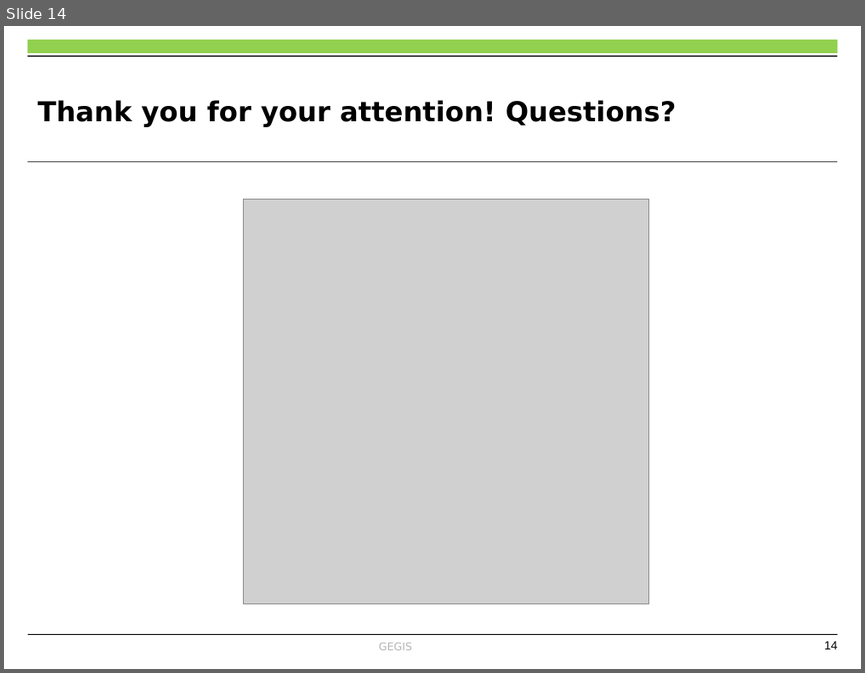
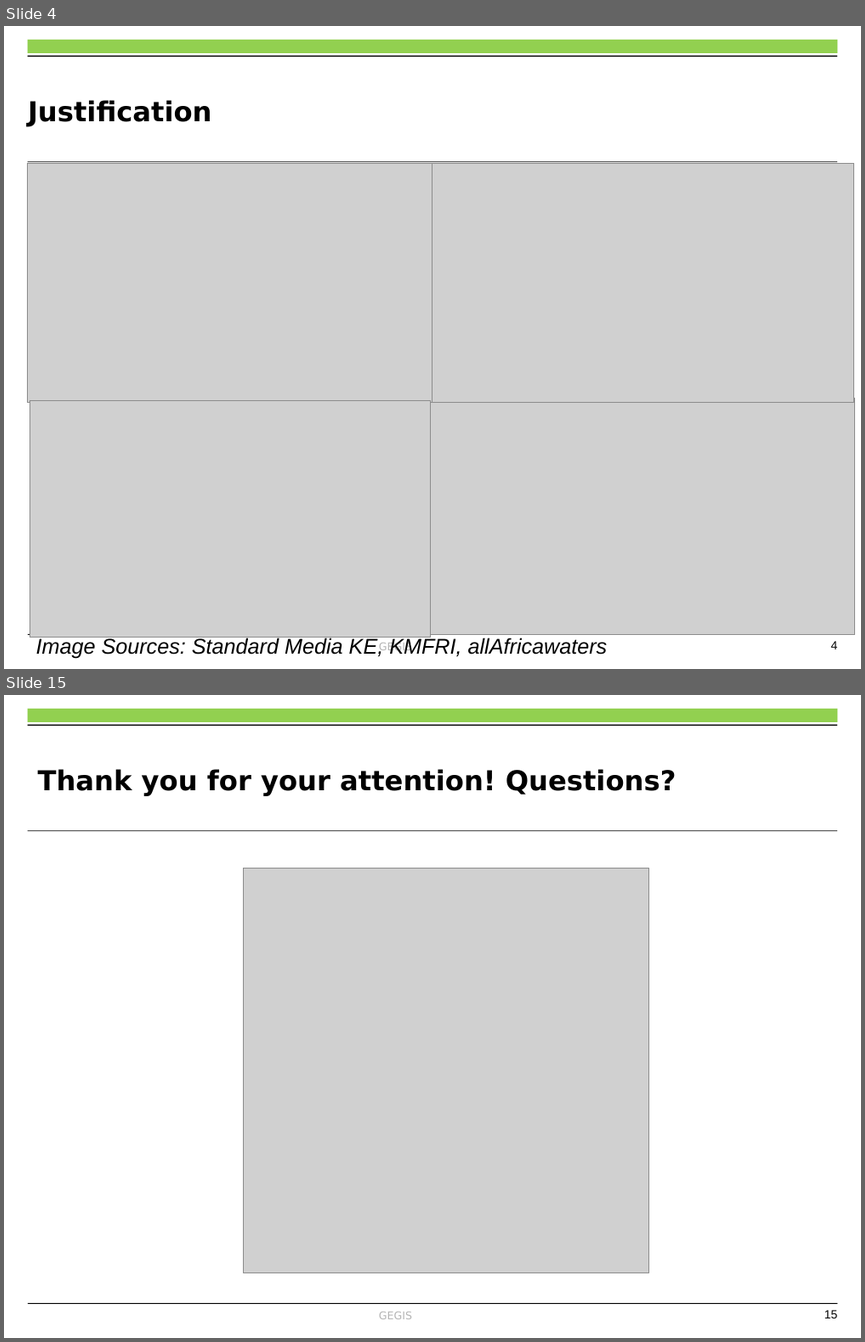
Before and after one commit to OkomoJacob/FinalYearProject, a slide deck: Dr. E Nduati, Superviser/Submissions/ENC222-0149_2017_OKOMO_JACOB_OKELLO_V3.pptx. Shown one above the other, each under a label of ours: slide 14 before the commit, slides 4 and 15 after it; the slides between them are not shown. The pictures are 865x673 and 865x1342 pixels, drawn with LibreOffice and Linux fonts; fonts in the diff are those of the drawing; grey boxes stand for pictures; background and template pictures are left out. Boxes give left, top, right and bottom in pixels: in the first picture for what was removed or moved away, otherwise in the second. Text is boxed around its words. In the diff, an @@ line names an element or a change of style, - is before the commit and + after.

```diff
--- a/Dr. E Nduati, Superviser/Submissions/ENC222-0149_2017_OKOMO_JACOB_OKELLO_V3.pptx
+++ b/Dr. E Nduati, Superviser/Submissions/ENC222-0149_2017_OKOMO_JACOB_OKELLO_V3.pptx
@@ slide 4 added at (x1=4, y1=26, x2=861, y2=669), background #FFFFFF; not listed: 6 template elements that a slide beside it also shows @@
@@ title added at (x1=28, y1=100, x2=212, y2=127), 23 pt, text #000000, bold @@
+Justification
@@ picture added at (x1=27, y1=163, x2=432, y2=403) @@
@@ picture added at (x1=432, y1=163, x2=854, y2=403) @@
@@ picture added at (x1=30, y1=400, x2=431, y2=637) @@
@@ picture added at (x1=431, y1=397, x2=855, y2=635) @@
@@ text added at (x1=36, y1=635, x2=608, y2=658), 18 pt, text #000000, italic @@
+Image Sources: Standard Media KE, KMFRI, allAfricawaters
@@ what was slide 14 is now slide 15 @@
@@ page number at (x1=824, y1=1310, x2=838, y2=1318): text changed @@
-14
+15
```
Also in this commit, not shown: 12 slides changed, 1 other slide added, 1 slide removed, 16 other files.
